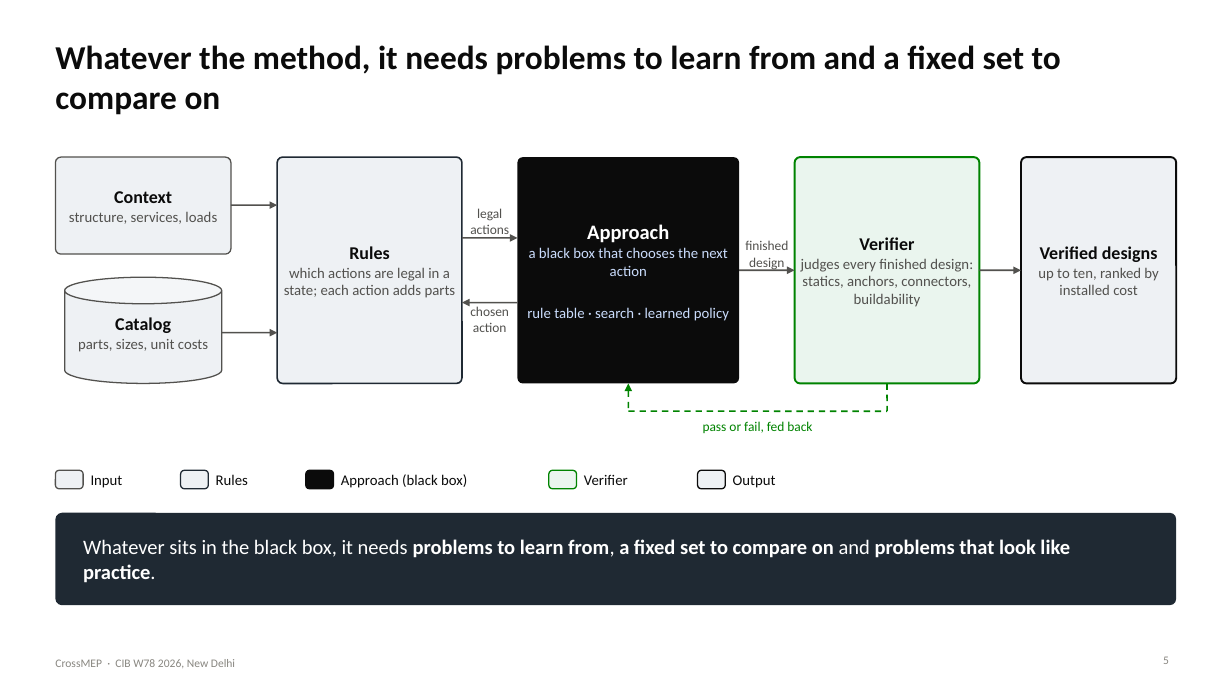
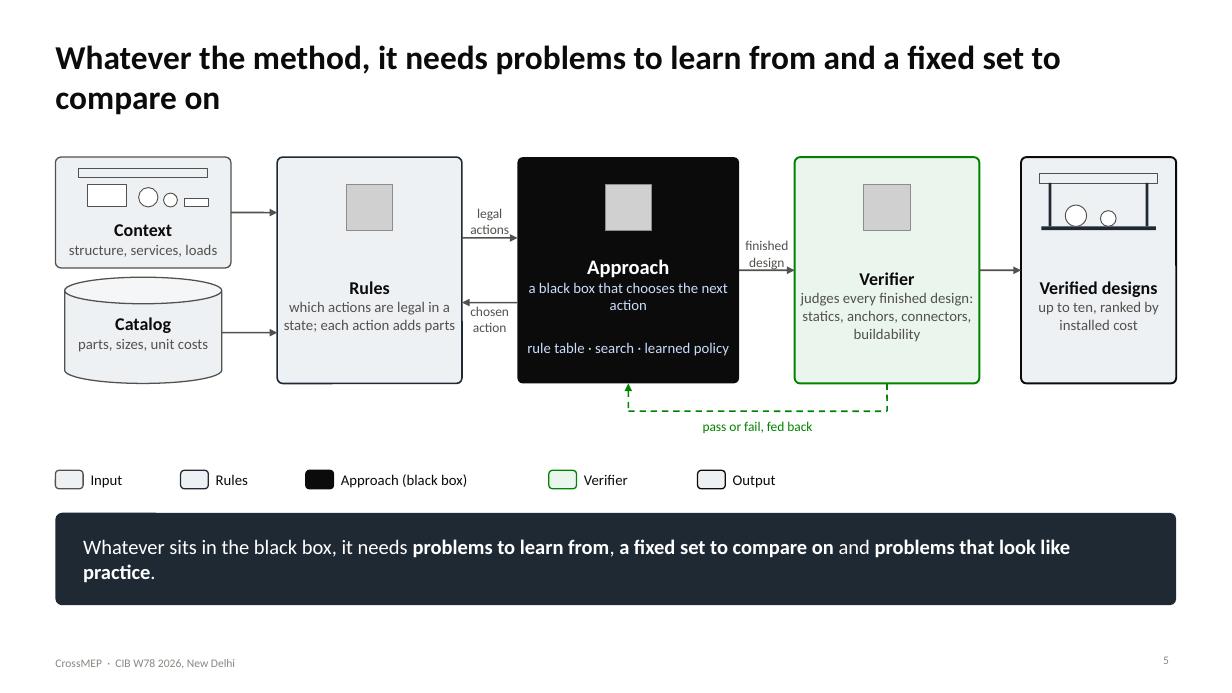
Before and after one commit to lavinia-ped/CrossMEP_Dataset, a slide deck: slide 5 of docs/CrossMEP_CIBW78_talk.pptx. Drawn at 1232x693 pixels with LibreOffice and Linux fonts; fonts in the diff are those of the drawing; grey boxes stand for pictures. Boxes give left, top, right and bottom in pixels: in the first picture for what was removed or moved away, otherwise in the second. Text is boxed around its words. In the diff, an @@ line names an element or a change of style, - is before the commit and + after.

Commit message:
Talk: visuals in the method diagram, a small section in the context box, a rod trapeze in the output, icons for rules, approach and verifier

```diff
--- a/docs/CrossMEP_CIBW78_talk.pptx
+++ b/docs/CrossMEP_CIBW78_talk.pptx
@@ rounded rectangle: place and size @@
-rounded rectangle at (55, 157, 231, 254)
+rounded rectangle at (55, 157, 231, 268)
@@ rounded rectangle at (55, 157, 231, 268): proportions changed @@
@@ rectangle added at (79, 168, 208, 177), fill #EEF1F4, outline #52514E 0.5 pt @@
@@ rectangle added at (1040, 174, 1158, 183), fill #EEF1F4, outline #52514E 0.5 pt @@
@@ rectangle added at (88, 185, 127, 207), fill #FFFFFF, outline #52514E 0.75 pt @@
@@ ellipse added at (139, 188, 158, 207), fill #FFFFFF, outline #52514E 0.75 pt @@
@@ ellipse added at (164, 193, 177, 207), fill #FFFFFF, outline #52514E 0.75 pt @@
@@ rectangle added at (185, 199, 209, 207), fill #FFFFFF, outline #52514E 0.75 pt @@
@@ picture added at (347, 185, 393, 231) @@
@@ picture added at (605, 185, 652, 231) @@
@@ picture added at (864, 185, 910, 231) @@
@@ rectangle added at (1049, 183, 1052, 226), fill #1F2933 @@
@@ ellipse added at (1066, 205, 1087, 226), fill #FFFFFF, outline #52514E 0.75 pt @@
@@ rectangle added at (1146, 183, 1149, 226), fill #1F2933 @@
@@ text "Context": place and size @@
-text "Context" at (69, 191, 217, 224)
+text "Context" at (69, 224, 217, 257)
@@ arrow moved from (231, 205) - (277, 205) to (231, 213) - (277, 213) @@
@@ text "Rules": place and size @@
-text "Rules" at (284, 246, 456, 298)
+text "Rules" at (284, 281, 456, 333)
@@ text "Approach" rewrapped from (527, 247, 729, 321) to (527, 259, 729, 356) @@
@@ text "Verifier": place and size @@
-text "Verifier" at (801, 237, 973, 307)
+text "Verifier" at (801, 272, 973, 342)
@@ text "Verified designs": place and size @@
-text "Verified designs" at (1038, 246, 1158, 295)
+text "Verified designs" at (1038, 281, 1158, 330)
@@ rectangle added at (1042, 226, 1156, 230), fill #1F2933 @@
@@ ellipse added at (1101, 211, 1116, 226), fill #FFFFFF, outline #52514E 0.75 pt @@
```
Also in this commit, not shown: 2 other files.
